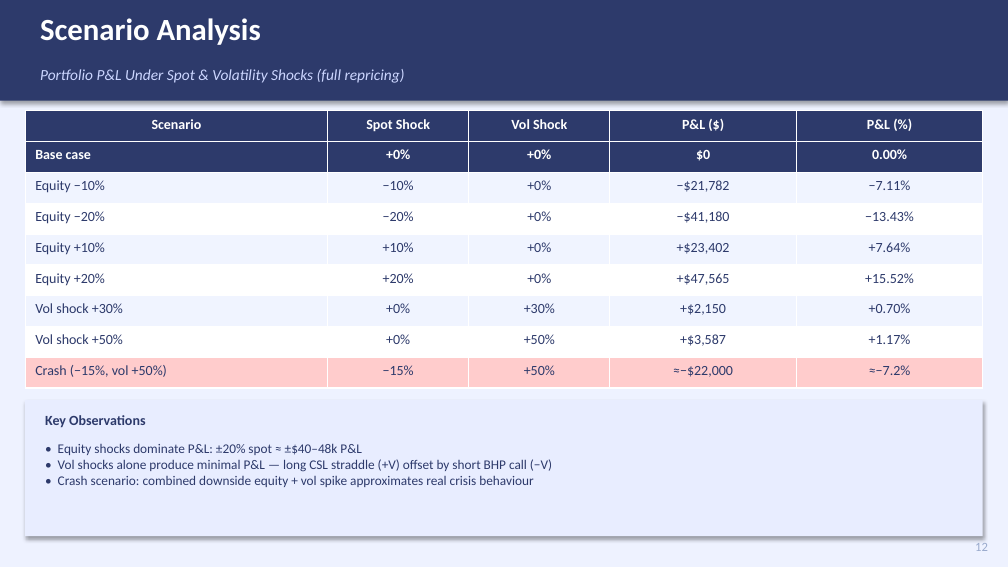
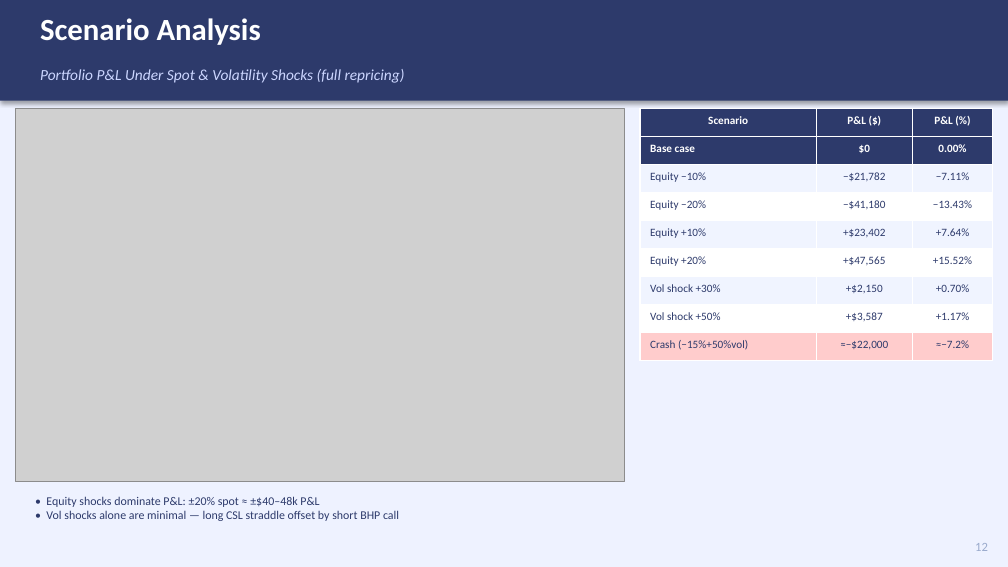
Before and after one commit to indigohill/FINM3422_A3_T7_G1_DP, a slide deck: slide 12 of docs/A3_Presentation.pptx. Drawn at 1008x567 pixels with LibreOffice and Linux fonts; fonts in the diff are those of the drawing; grey boxes stand for pictures. Boxes give left, top, right and bottom in pixels: in the first picture for what was removed or moved away, otherwise in the second. Text is boxed around its words. In the diff, an @@ line names an element or a change of style, - is before the commit and + after.

```diff
--- a/docs/A3_Presentation.pptx
+++ b/docs/A3_Presentation.pptx
@@ picture added at box(15, 109, 625, 482) @@
@@ table at box(640, 109, 993, 361) @@
-column 1: Scenario | Base case | Equity −10% | Equity −20% | Equity +10% | Equity +20% | Vol shock +30% | Vol shock +50% | Crash (−15%, vol +50%)
-column 2: Spot Shock | +0% | −10% | −20% | +10% | +20% | +0% | +0% | −15%
-column 3: Vol Shock | +0% | +0% | +0% | +0% | +0% | +30% | +50% | +50%
+column 1: Scenario | Base case | Equity −10% | Equity −20% | Equity +10% | Equity +20% | Vol shock +30% | Vol shock +50% | Crash (−15%+50%vol)
@@ table: place and size @@
-table at box(25, 111, 983, 388)
+table at box(640, 109, 993, 361)
@@ rectangle removed at box(25, 400, 983, 536) @@
@@ text removed at box(45, 415, 145, 427) @@
-Key Observations
@@ text at box(46, 496, 399, 521): text changed; size 9.5 to 8.5 pt @@
-• Equity shocks dominate P&L: ±20% spot ≈ ±$40–48k P&L
-• Vol shocks alone produce minimal P&L — long CSL straddle (+V) offset by short BHP call (−V)
-• Crash scenario: combined downside equity + vol spike approximates real crisis behaviour
+• Equity shocks dominate P&L: ±20% spot ≈ ±$40–48k P&L
+• Vol shocks alone are minimal — long CSL straddle offset by short BHP call
```
Also in this commit, not shown: 6 other slides changed, 1 other file.
